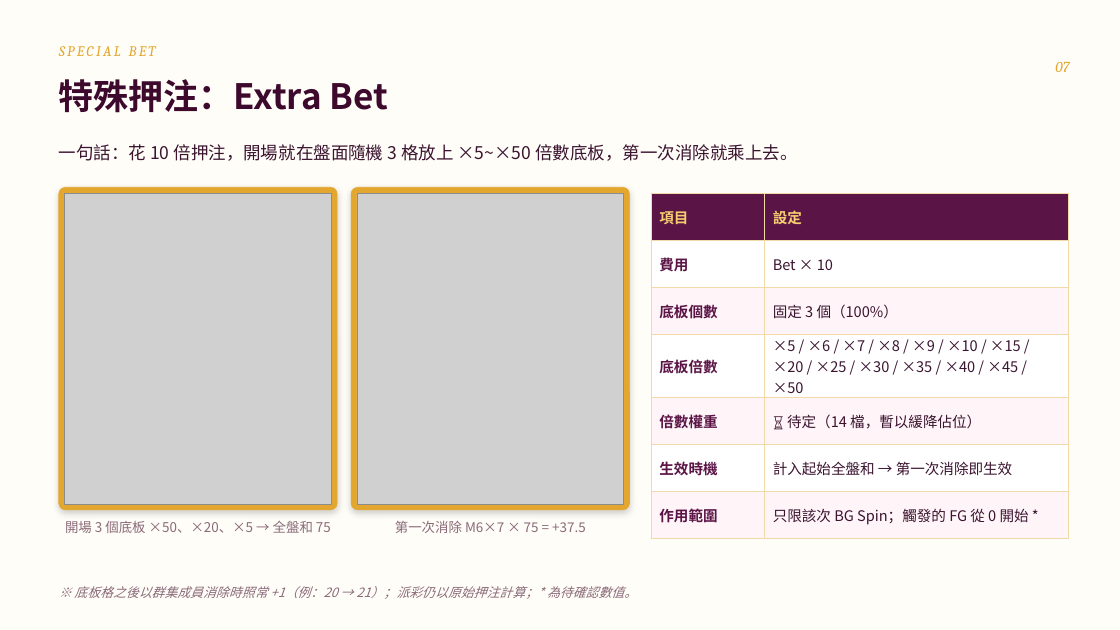
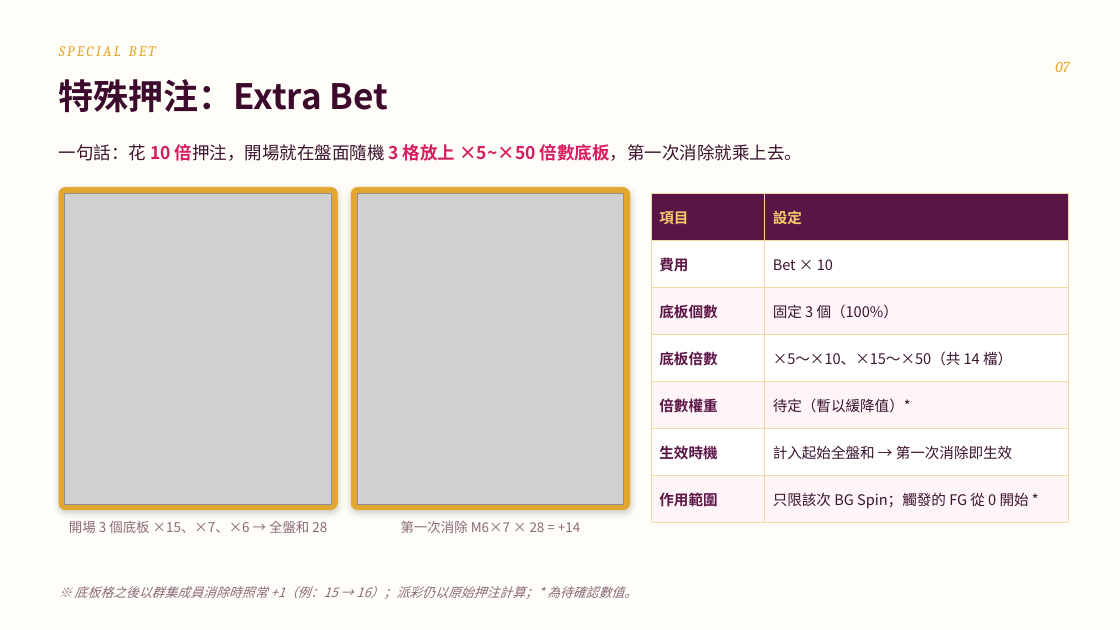
Before and after one commit to rhino-boss/Jumbo, a slide deck: slide 12 of Slots/遊戲發想/急速糖果 2/提案/CANDY_RUSH_2_提案說明_v13.pptx. Drawn at 1120x630 pixels with LibreOffice and Linux fonts; fonts in the diff are those of the drawing; grey boxes stand for pictures. Boxes give left, top, right and bottom in pixels: in the first picture for what was removed or moved away, otherwise in the second. Text is boxed around its words. In the diff, an @@ line names an element or a change of style, - is before the commit and + after.

```diff
--- a/Slots/遊戲發想/急速糖果 2/提案/CANDY_RUSH_2_提案說明_v13.pptx
+++ b/Slots/遊戲發想/急速糖果 2/提案/CANDY_RUSH_2_提案說明_v13.pptx
@@ text "一句話：花 10 倍押注，開場就在盤面隨機 3 格放上 ..." at bbox=[59, 144, 802, 161]: text colour #3B1430 to #D81B60, bold on in "10 倍押注，開場就在盤面隨機 3 格放上 ×5~×50 倍數底板，第一次消除就乘上去。" @@
@@ table at bbox=[651, 193, 1069, 513] @@
-row 4, column 2: ×5 / ×6 / ×7 / ×8 / ×9 / ×10 / ×15 / ×20 / ×25 / ×30 / ×35 / ×40 / ×45 / ×50
+row 4, column 2: ×5～×10、×15～×50（共 14 檔）
-row 5, column 2: ⏳ 待定（14 檔，暫以緩降佔位）
+row 5, column 2: 待定（暫以緩降值）*
@@ text at bbox=[69, 521, 327, 533]: text changed @@
-開場 3 個底板 ×50、×20、×5 → 全盤和 75
+開場 3 個底板 ×15、×7、×6 → 全盤和 28
@@ text at bbox=[401, 521, 580, 533]: text changed @@
-第一次消除 M6×7 × 75 = +37.5
+第一次消除 M6×7 × 28 = +14
@@ text at bbox=[74, 586, 637, 599]: text changed @@
-※ 底板格之後以群集成員消除時照常 +1（例：20 → 21）；派彩仍以原始押注計算；* 為待確認數值。
+※ 底板格之後以群集成員消除時照常 +1（例：15 → 16）；派彩仍以原始押注計算；* 為待確認數值。
```
Also in this commit, not shown: 10 other slides changed, 7 other files.
